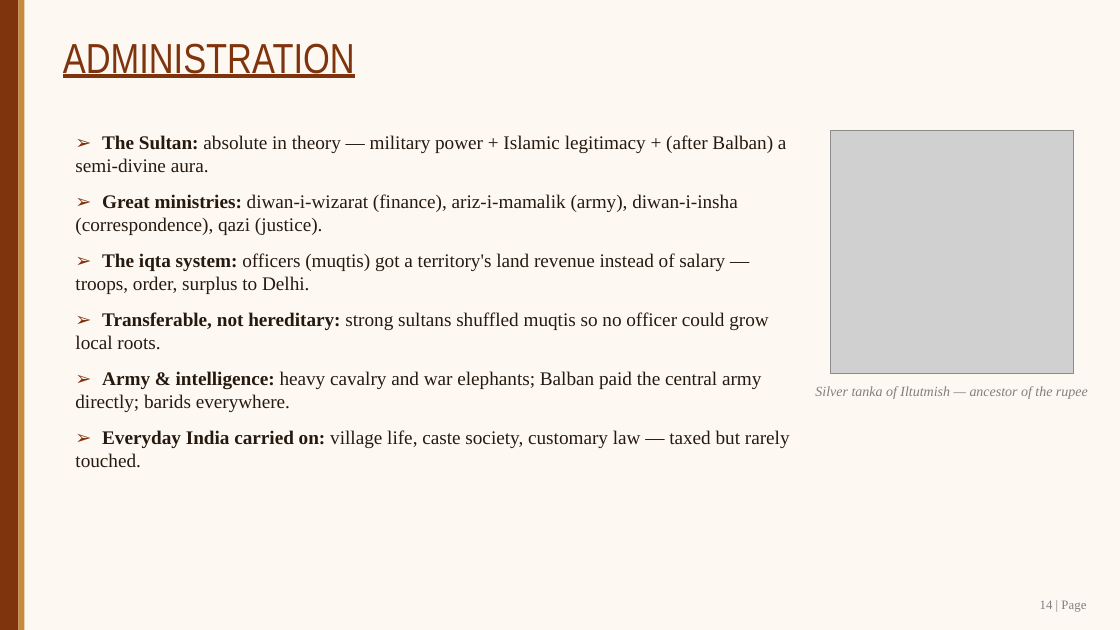
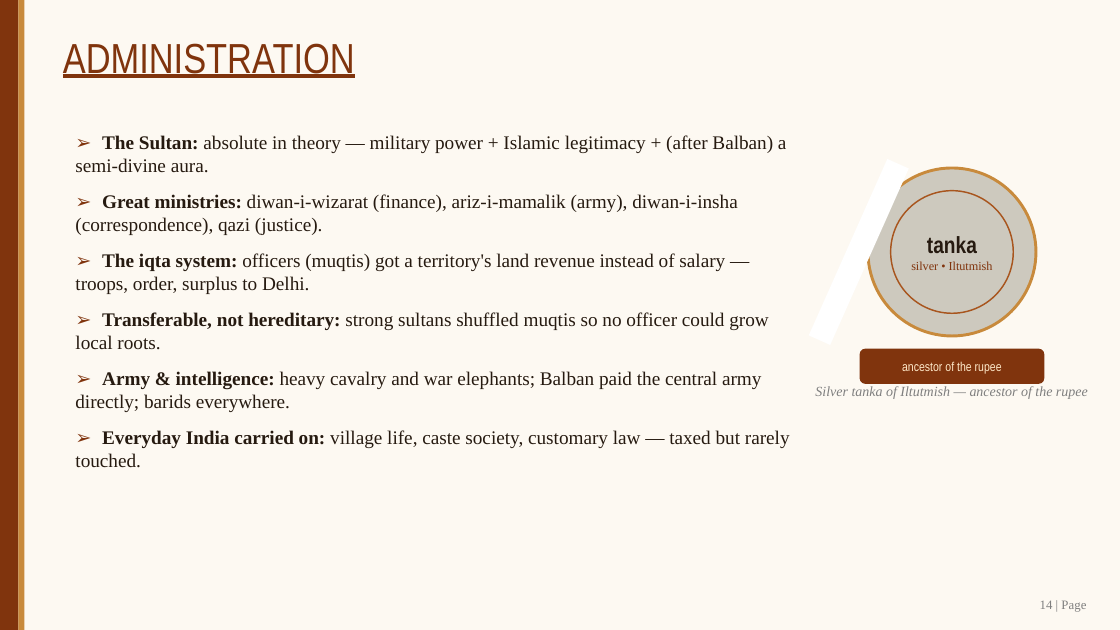
Before and after one commit to SangamSitapuri07/SIH, a slide deck: slide 14 of assignment/Slave_Dynasty_Mamluk_Presentation.pptx. Drawn at 1120x630 pixels with LibreOffice and Linux fonts; fonts in the diff are those of the drawing; grey boxes stand for pictures. Boxes give left, top, right and bottom in pixels: in the first picture for what was removed or moved away, otherwise in the second. Text is boxed around its words. In the diff, an @@ line names an element or a change of style, - is before the commit and + after.

```diff
--- a/assignment/Slave_Dynasty_Mamluk_Presentation.pptx
+++ b/assignment/Slave_Dynasty_Mamluk_Presentation.pptx
@@ picture removed at [830, 130, 1074, 374] @@
@@ rectangle added at [809, 159, 909, 345], fill #FFFFFF @@
@@ ellipse added at [868, 168, 1036, 336], fill #CDC9BE, outline #C88A3C 2.5 pt, 10.5 pt, text #80340D @@
+tanka
+silver • Iltutmish
@@ ellipse added at [891, 191, 1013, 313], outline #A8551E 1.25 pt @@
@@ rounded rectangle added at [860, 349, 1044, 384], fill #80340D, 11 pt, text #FFE9C9 @@
+ancestor of the rupee
```
Also in this commit, not shown: 13 other slides changed, 2 other files.
